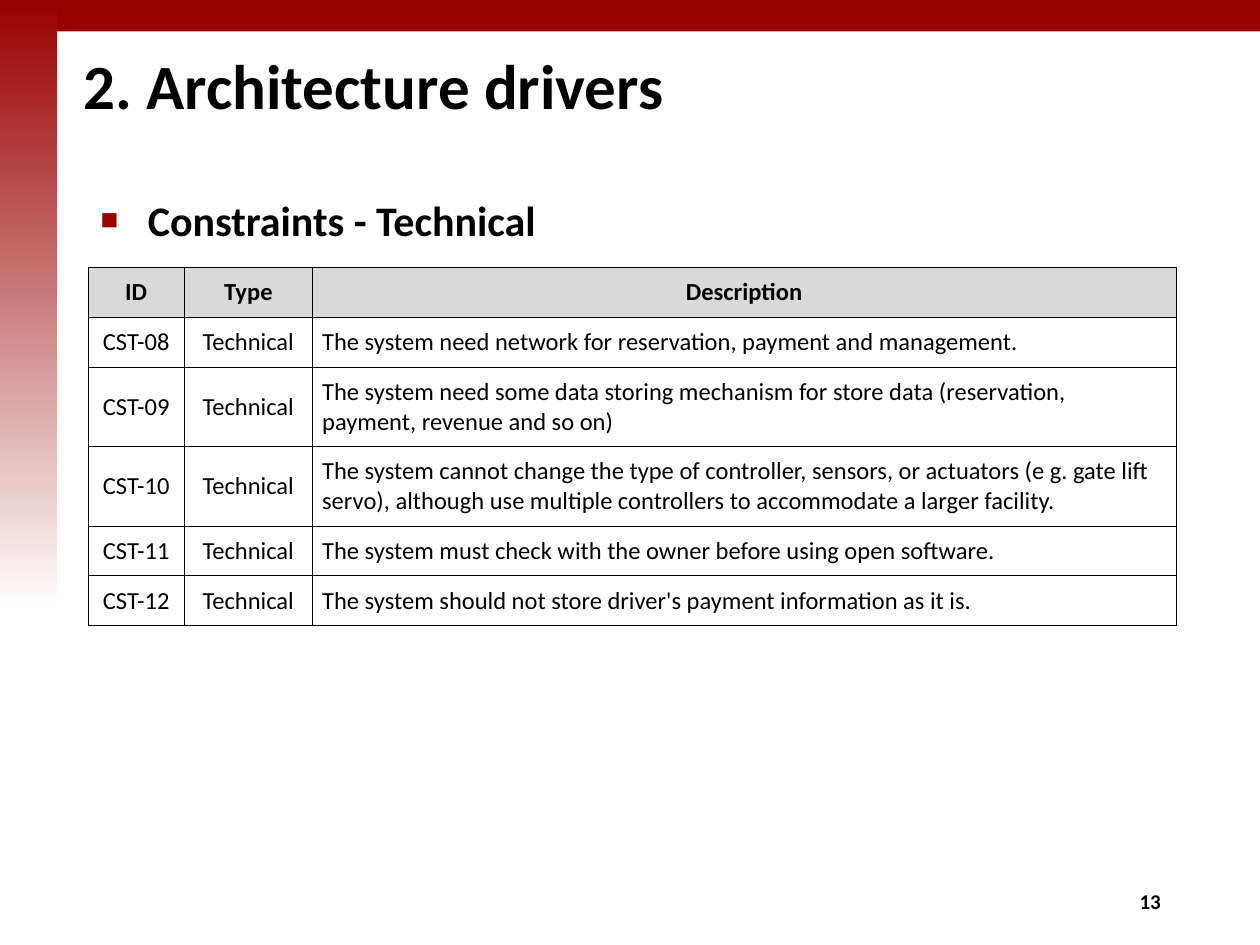
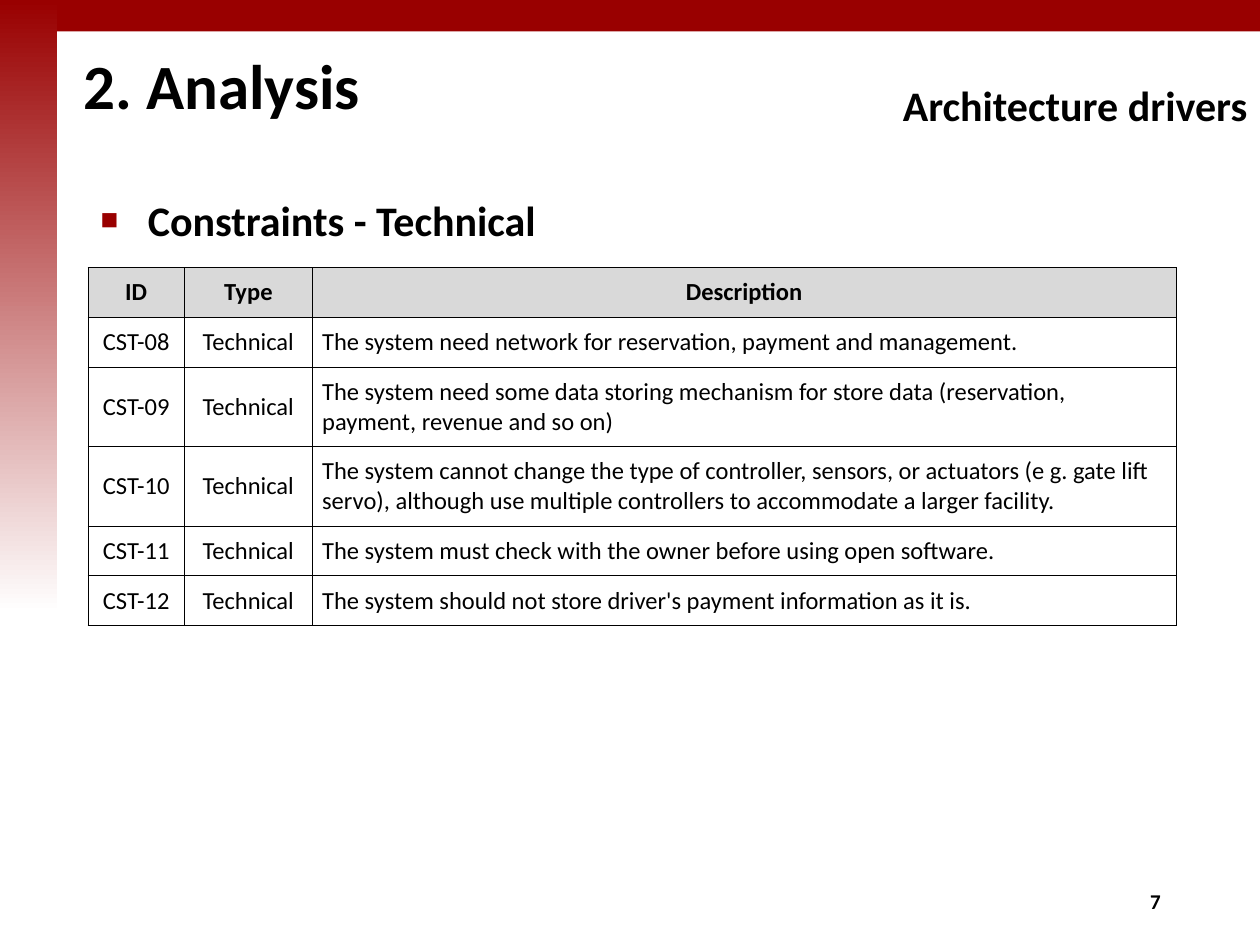
Before and after one commit to iluvjinhee/SureParkSystem, a slide deck: slide 8 of DesignDocument/(5Team_Presentation_002) Final presentation.pptx (slide 14 before the commit). Drawn at 1260x945 pixels with LibreOffice and Linux fonts; fonts in the diff are those of the drawing; background and template pictures are left out. Boxes give left, top, right and bottom in pixels: in the first picture for what was removed or moved away, otherwise in the second. Text is boxed around its words. In the diff, an @@ line names an element or a change of style, - is before the commit and + after.

```diff
--- a/DesignDocument/(5Team_Presentation_002) Final presentation.pptx
+++ b/DesignDocument/(5Team_Presentation_002) Final presentation.pptx
@@ title at (x1=84, y1=64, x2=360, y2=119): text changed @@
-2. Architecture drivers
+2. Analysis
@@ text added at (x1=903, y1=91, x2=1248, y2=122), 24 pt, text #000000, bold @@
+Architecture drivers
@@ page number at (x1=1150, y1=895, x2=1161, y2=909): text changed @@
-13
+7
```
Also in this commit, not shown: 6 other slides changed, 2 slides added, 7 slides removed, 3 other files.
